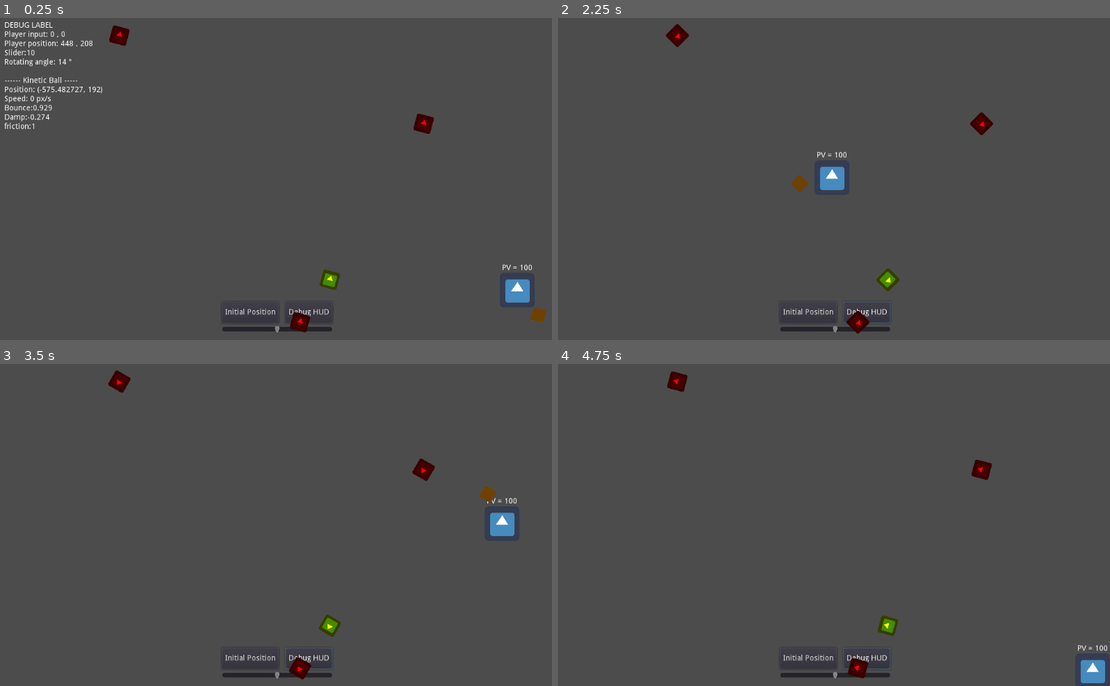
Above: before the commit, frames 1-4 (two rows, left to right).
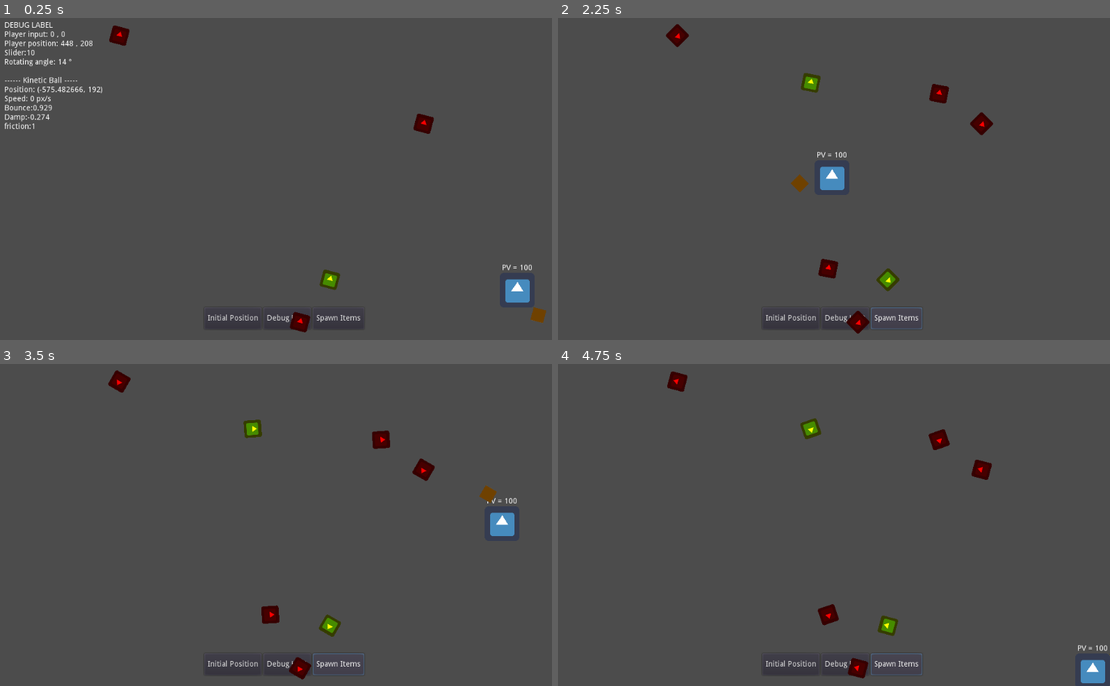
Above: after the commit, the same moments.

Repository: Florian-DELRIEU/Godot-Test
Game: Godot game, scene res://Scenes/MainNode.tscn
Same seed, same stepped clock (60 frames per second), same inputs: the game is played once before the commit and once after it. The engine's default icon, where the game draws it, is replaced by a stand-in: a white triangle on a blue panel in a dark square.
Inputs (mouse positions are in pixels of both pictures, inside the frame that each line leads up to):
- Up to frame 1 (0.25 s): no input
- Up to frame 2 (2.25 s): click "Initial Position" at 0.5 s; click "Debug HUD" at 1.25 s; click (894, 317) at 2 s, where only the run after the commit has a clickable "Spawn Items"
- Up to frame 3 (3.5 s): hold Right (ui_right) from 2.78 s (still down)
- Up to frame 4 (4.75 s): release Right (ui_right) at 3.53 s; hold Down (ui_down) 3.53-4.28 s; hold Right (ui_right) from 4.28 s (still down)

The runs differ from the first frame. In frame 1, 0.5% of the frame differs, in the area x 12-66%, y 21-98%; in frame 2, 1.1%, in the area x 37-71%, y 17-98%; in frame 3, 1.1%; in frame 4, 1.1%.

Commit message:
add SpawnButton

Diff:
--- a/Scenes/MainNode.tscn
+++ b/Scenes/MainNode.tscn
@@ -7,6 +7,7 @@
 [ext_resource path="res://Scenes/Kineticball.tscn" type="PackedScene" id=5]
 
 [node name="MainNode" type="Node2D"]
+position = Vector2( 560, 384 )
 script = ExtResource( 2 )
 
 [node name="Player" parent="." instance=ExtResource( 4 )]
@@ -39,43 +40,6 @@
 Bounce_Coeff = 0.929
 Linear_Coeff = -0.274
 
-[node name="HSplitContainer" type="HSplitContainer" parent="."]
-margin_left = -96.0
-margin_top = 229.0
-margin_right = 96.0
-margin_bottom = 269.0
-__meta__ = {
-"_edit_use_anchors_": false
-}
-
-[node name="Button" type="Button" parent="HSplitContainer"]
-margin_right = 105.0
-margin_bottom = 40.0
-text = "Initial Position"
-__meta__ = {
-"_edit_use_anchors_": false
-}
-
-[node name="Button2" type="Button" parent="HSplitContainer"]
-margin_left = 117.0
-margin_right = 204.0
-margin_bottom = 40.0
-text = "Debug HUD"
-__meta__ = {
-"_edit_use_anchors_": false
-}
-
-[node name="SpeedSlider" type="HSlider" parent="."]
-margin_left = -96.0
-margin_top = 272.0
-margin_right = 108.0
-margin_bottom = 288.0
-max_value = 20.0
-value = 10.0
-__meta__ = {
-"_edit_use_anchors_": false
-}
-
 [node name="Walls" type="StaticBody2D" parent="."]
 
 [node name="CollisionPolygon2D" type="CollisionPolygon2D" parent="Walls"]
@@ -96,5 +60,54 @@
 "_edit_use_anchors_": false
 }
 
-[connection signal="pressed" from="HSplitContainer/Button" to="." method="InitialPose_button"]
-[connection signal="pressed" from="HSplitContainer/Button2" to="." method="Debug_pressed"]
+[node name="SpeedSlider" type="HSlider" parent="."]
+visible = false
+margin_left = -96.0
+margin_top = 272.0
+margin_right = 108.0
+margin_bottom = 288.0
+max_value = 20.0
+value = 10.0
+__meta__ = {
+"_edit_use_anchors_": false
+}
+
+[node name="HBoxContainer" type="HBoxContainer" parent="."]
+margin_left = -128.0
+margin_top = 240.0
+margin_right = 166.0
+margin_bottom = 280.0
+__meta__ = {
+"_edit_group_": true,
+"_edit_use_anchors_": false
+}
+
+[node name="Button" type="Button" parent="HBoxContainer"]
+margin_right = 105.0
+margin_bottom = 40.0
+text = "Initial Position"
+__meta__ = {
+"_edit_use_anchors_": false
+}
+
+[node name="Button2" type="Button" parent="HBoxContainer"]
+margin_left = 109.0
+margin_right = 196.0
+margin_bottom = 40.0
+text = "Debug HUD"
+__meta__ = {
+"_edit_use_anchors_": false
+}
+
+[node name="Button3" type="Button" parent="HBoxContainer"]
+margin_left = 200.0
+margin_right = 294.0
+margin_bottom = 40.0
+text = "Spawn Items"
+__meta__ = {
+"_edit_use_anchors_": false
+}
+
+[connection signal="pressed" from="HBoxContainer/Button" to="." method="InitialPose_button"]
+[connection signal="pressed" from="HBoxContainer/Button2" to="." method="Debug_pressed"]
+[connection signal="pressed" from="HBoxContainer/Button3" to="." method="SpawnItem_pressed"]
--- a/Scripts/MainNode.gd
+++ b/Scripts/MainNode.gd
@@ -8,8 +8,7 @@
 onready var item = preload("res://Scenes/item.tscn")
 
 func _ready():
-	randomize()
-	for x in 5: SpawnItem()
+	SpawnItem(5)
 
 func _process(delta):
 	player_input_x = $Player.dirX
@@ -22,14 +21,16 @@
 	elif valeur == "COEUR": print("KAWAIIII !!")
 	elif valeur == "PIECE": print("BLING BLING !!")
 
-func SpawnItem():
-	var x_pose = rand_range(-300,300)
-	var y_pose = rand_range(-400,400)
-	var type = randi() % 3
-	print(type)
-	var i = item.instance() # cree instance de item
-	i.Start(Vector2(x_pose,y_pose),type)
-	self.add_child(i) #ajoute enfant :i: à self
+func SpawnItem(nb_items):
+	randomize()
+	for x in nb_items:
+		var x_pose = rand_range(-300,300)
+		var y_pose = rand_range(-400,400)
+		var type = randi() % 3
+		print(type)
+		var i = item.instance() # cree instance de item
+		i.Start(Vector2(x_pose,y_pose),type)
+		self.add_child(i) #ajoute enfant :i: à self
 
 ##################################
 
@@ -66,3 +67,6 @@
 
 func Debug_pressed():
 	DEBUG_HUD = not DEBUG_HUD
+
+func SpawnItem_pressed():
+	SpawnItem(5)
